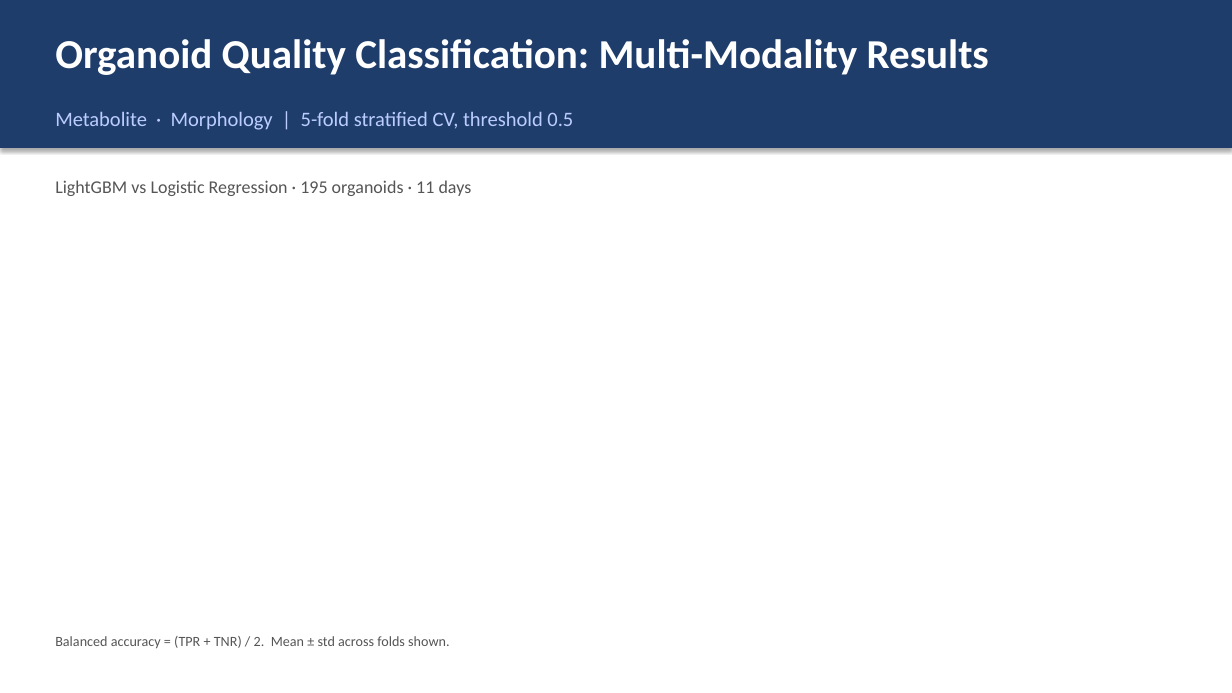
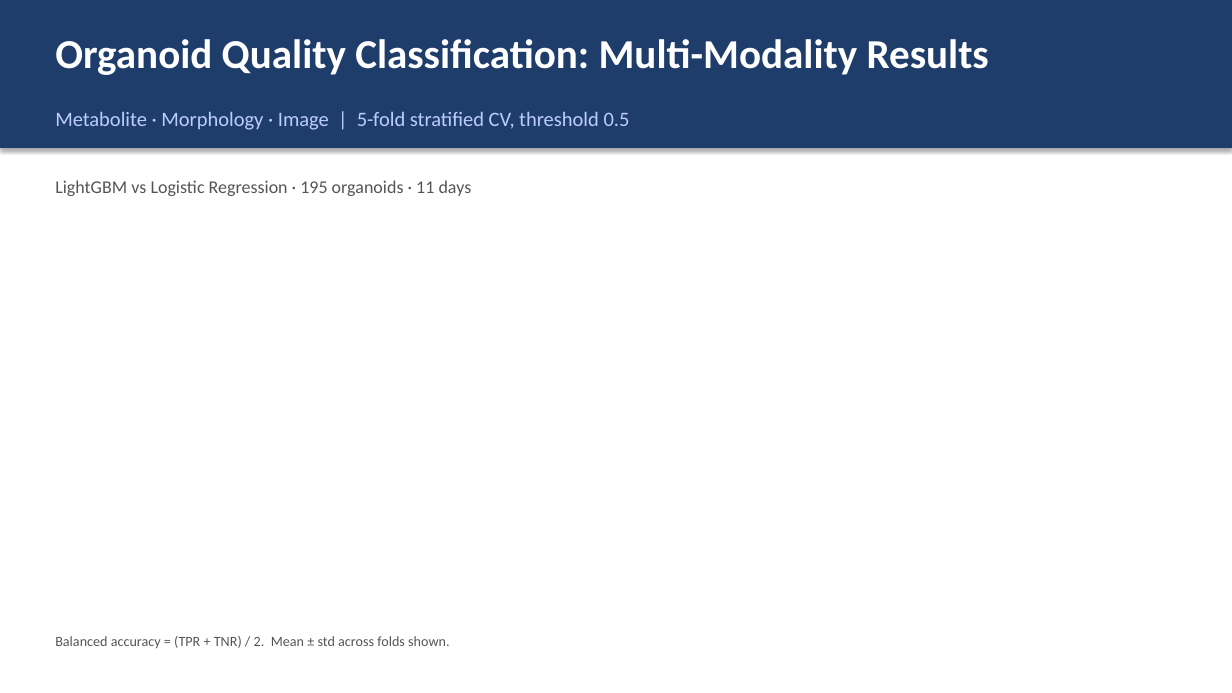
Before and after one commit to dsi-rse/2025-promega-mini-test, a slide deck: slide 1 of figures/multimodel_summary.pptx. Drawn at 1232x693 pixels with LibreOffice and Linux fonts; fonts in the diff are those of the drawing. Boxes give left, top, right and bottom in pixels: in the first picture for what was removed or moved away, otherwise in the second. Text is boxed around its words. In the diff, an @@ line names an element or a change of style, - is before the commit and + after.

```diff
--- a/figures/multimodel_summary.pptx
+++ b/figures/multimodel_summary.pptx
@@ text at (55, 112, 630, 130): text changed @@
-Metabolite · Morphology | 5-fold stratified CV, threshold 0.5
+Metabolite · Morphology · Image | 5-fold stratified CV, threshold 0.5
```
Also in this commit, not shown: 1 other slide changed, 2 slides added, 5 other files.
